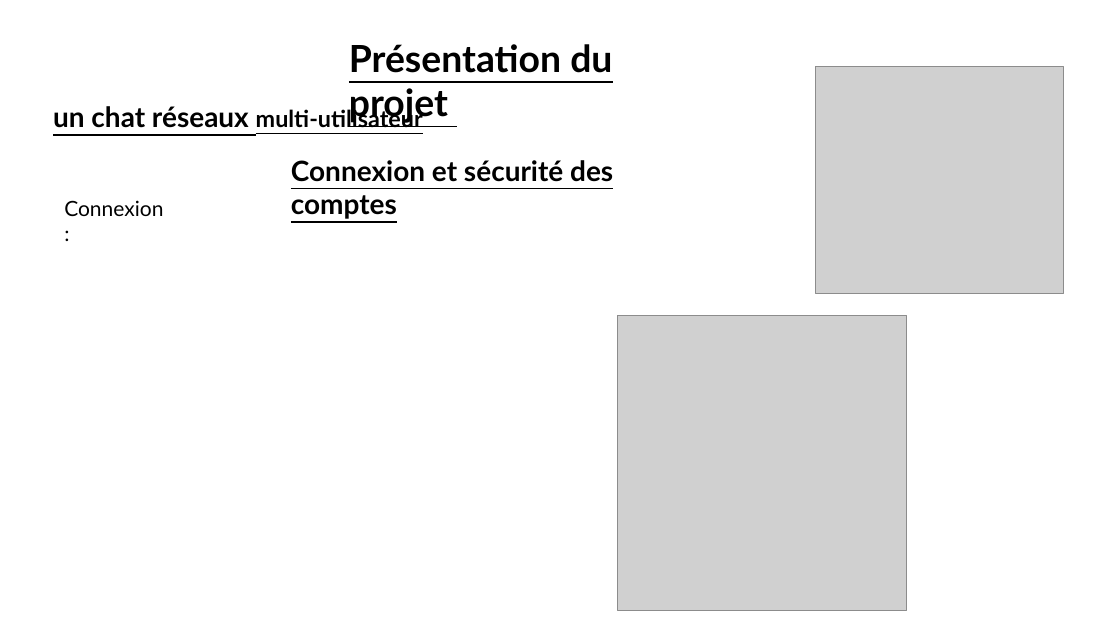
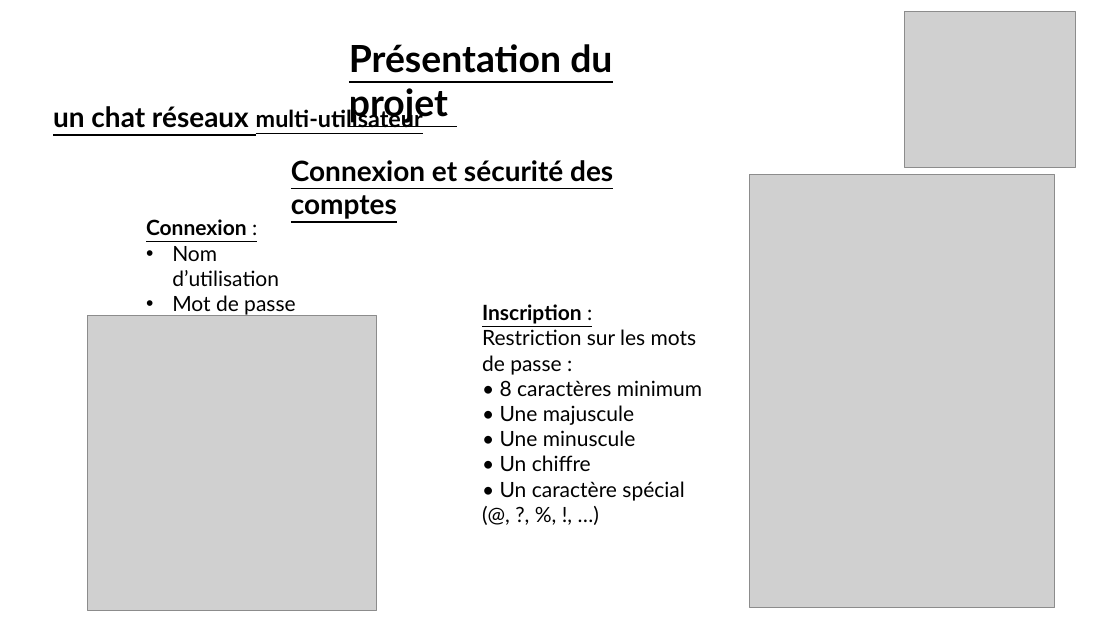
Before and after one commit to vento11b/mini-projet2, a slide deck: slide 4 of Présentation/TOKI.pptx. Drawn at 1120x630 pixels with LibreOffice and Linux fonts; fonts in the diff are those of the drawing; grey boxes stand for pictures. Boxes give left, top, right and bottom in pixels: in the first picture for what was removed or moved away, otherwise in the second. Text is boxed around its words. In the diff, an @@ line names an element or a change of style, - is before the commit and + after.

Commit message:
présentation

```diff
--- a/Présentation/TOKI.pptx
+++ b/Présentation/TOKI.pptx
@@ picture resized from (x1=816, y1=67, x2=1065, y2=294) to (x1=905, y1=11, x2=1075, y2=167) @@
@@ picture added at (x1=750, y1=175, x2=1055, y2=608) @@
@@ text "Connexion :" moved from (x1=64, y1=200, x2=163, y2=216) to (x1=146, y1=219, x2=295, y2=316) @@
@@ text at (x1=146, y1=219, x2=247, y2=235): bold on in "Connexion"; underline on in "Connexion :" @@
@@ text at (x1=172, y1=246, x2=295, y2=316): paragraphs added @@
+• Nom d’utilisation
+• Mot de passe
@@ picture moved from (x1=618, y1=315, x2=907, y2=611) to (x1=87, y1=315, x2=376, y2=611) @@
@@ text added at (x1=482, y1=304, x2=702, y2=501), 18 pt, text #000000 @@
+Inscription :
+Restriction sur les mots de passe :
+• 8 caractères minimum • Une majuscule
+• Une minuscule
+• Un chiffre
+• Un caractère spécial (@, ?, %, !, …)
```
Also in this commit, not shown: 1 other slide changed, 4 slides added, 2 other files.
